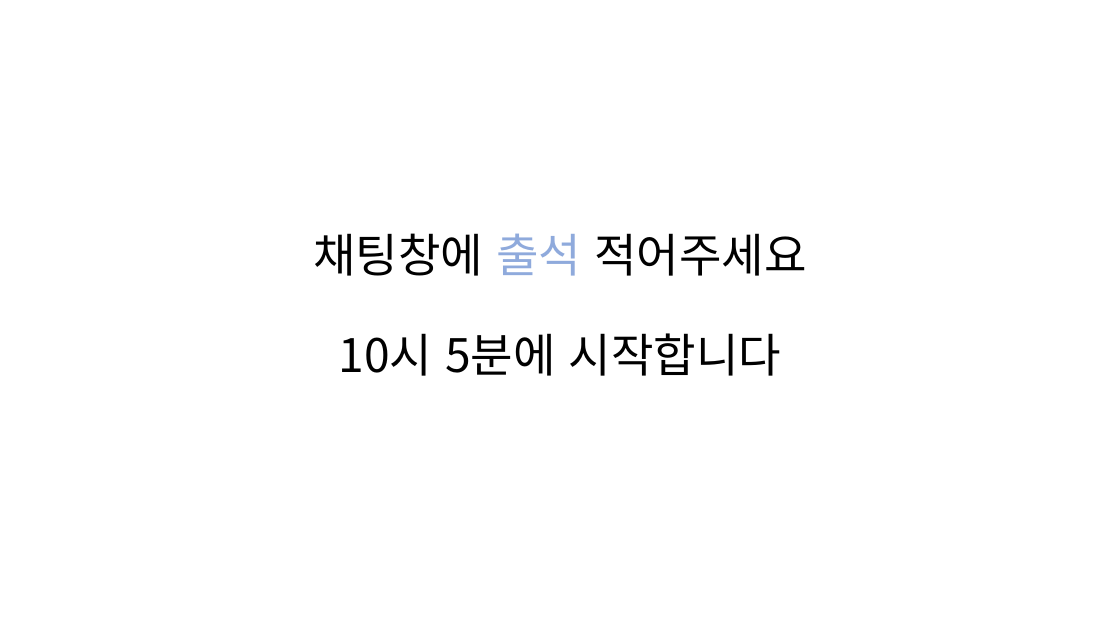
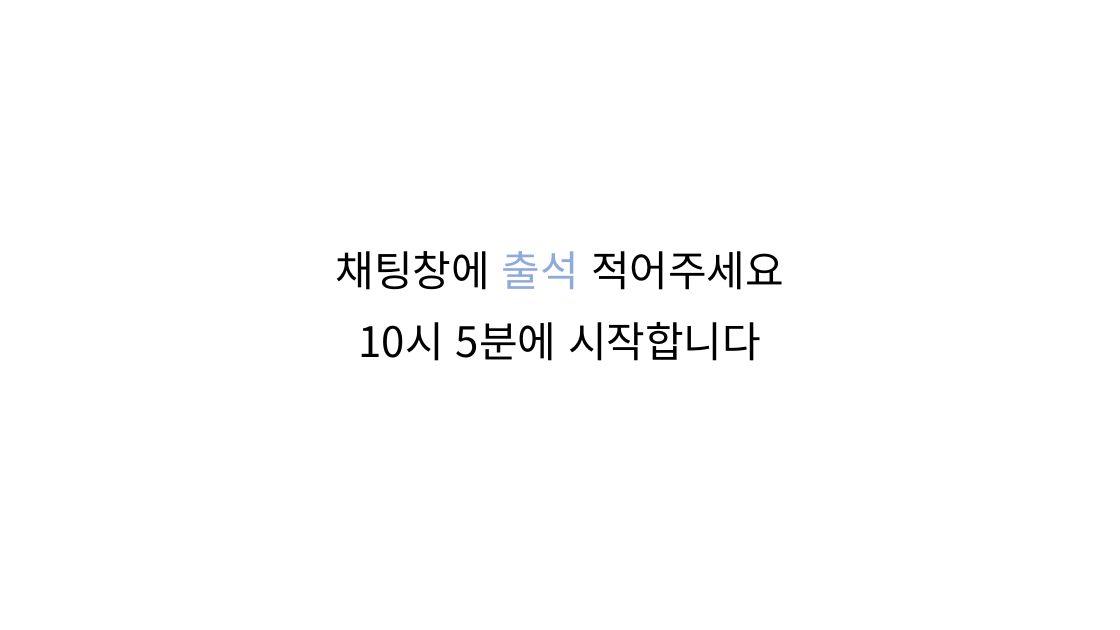
Before and after one commit to lsj7087/22.09-23.08_Baf_Management, a slide deck: slide 1 of 220924_session3/220924_세션3_모델평가_하이퍼파라미터튜닝.pptx. Drawn at 1120x630 pixels with LibreOffice and Linux fonts; fonts in the diff are those of the drawing. Boxes give left, top, right and bottom in pixels: in the first picture for what was removed or moved away, otherwise in the second. Text is boxed around its words. In the diff, an @@ line names an element or a change of style, - is before the commit and + after.

```diff
--- a/220924_session3/220924_세션3_모델평가_하이퍼파라미터튜닝.pptx
+++ b/220924_session3/220924_세션3_모델평가_하이퍼파라미터튜닝.pptx
@@ text "채팅창에 출석 적어주세요 10시 5분에 ..." at [336, 251, 784, 361]: size 39.6 to 36 pt; line spacing 0.9 to 0.7; vertical alignment middle to bottom @@
```
Also in this commit, not shown: 10 other slides changed, 2 slides added, 1 other file.
